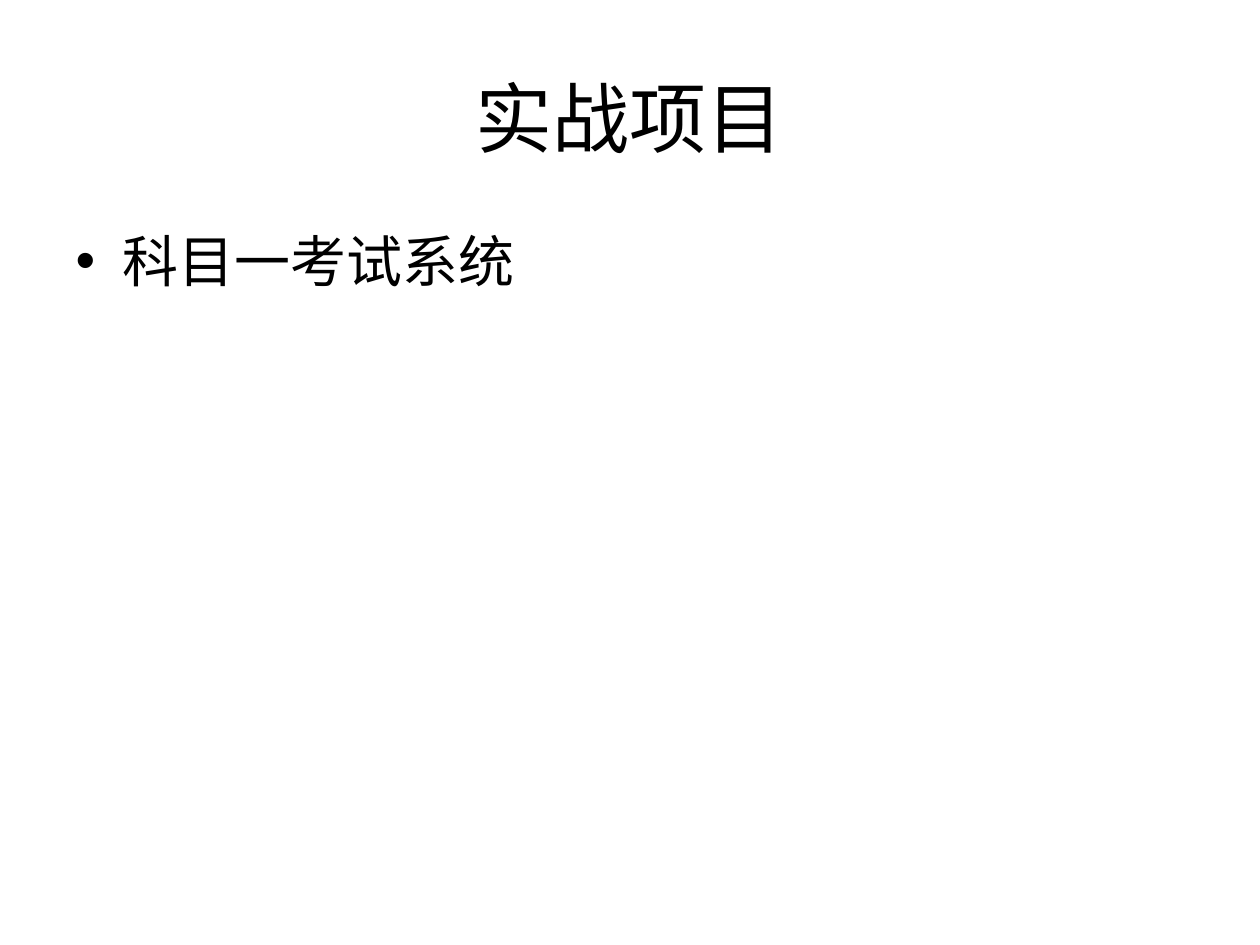
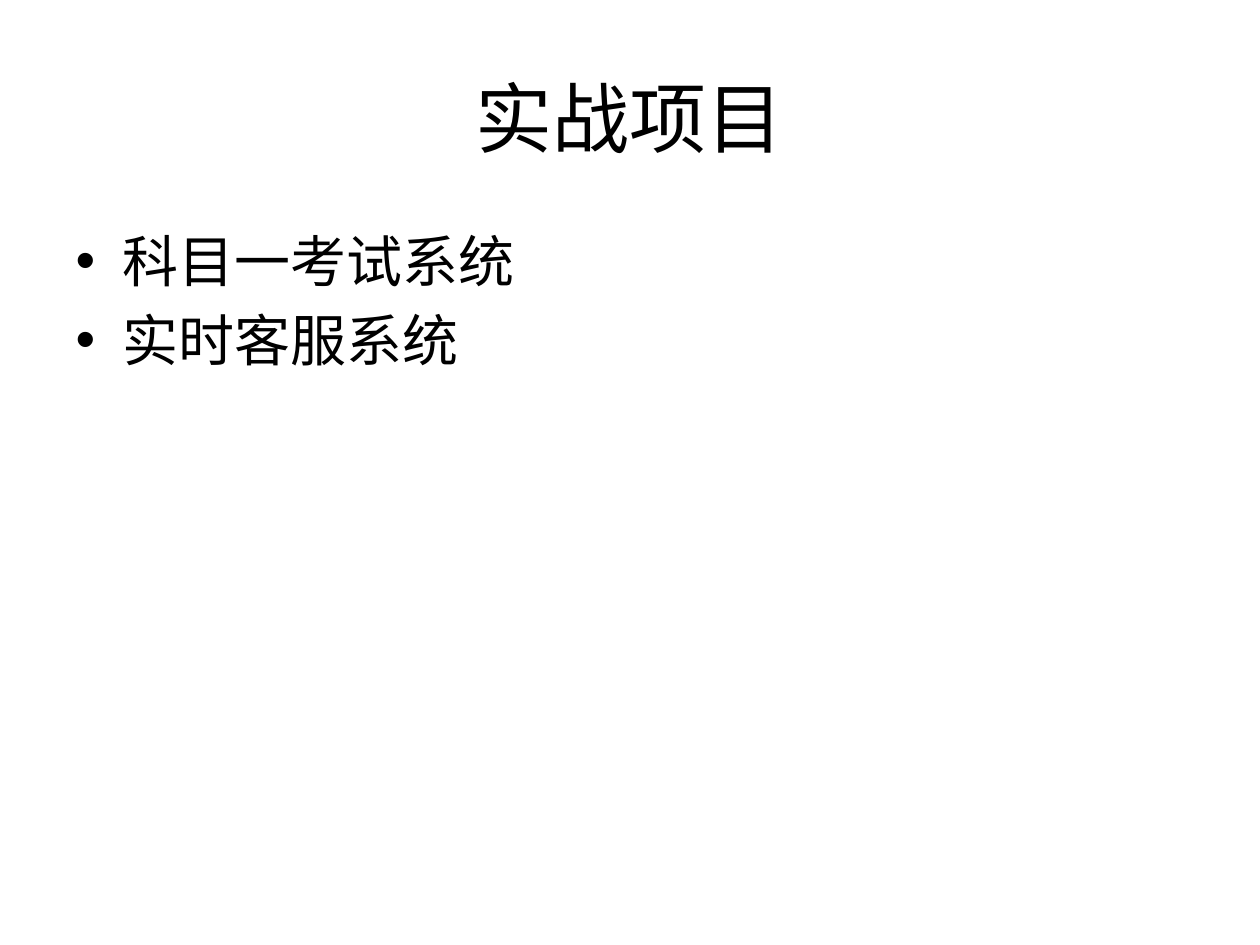
Before and after one commit to plter/HTML5Course20160612, a slide deck: slide 80 of Web前端教学记录.pptx (slide 77 before the commit). Drawn at 1260x945 pixels with LibreOffice and Linux fonts; fonts in the diff are those of the drawing. Boxes give left, top, right and bottom in pixels: in the first picture for what was removed or moved away, otherwise in the second. Text is boxed around its words. In the diff, an @@ line names an element or a change of style, - is before the commit and + after.

```diff
--- a/Web前端教学记录.pptx
+++ b/Web前端教学记录.pptx
@@ text at (x1=123, y1=313, x2=459, y2=366): paragraph added @@
+• 实时客服系统
```
Also in this commit, not shown: 1 other slide changed, 3 slides added, 27 other files.
